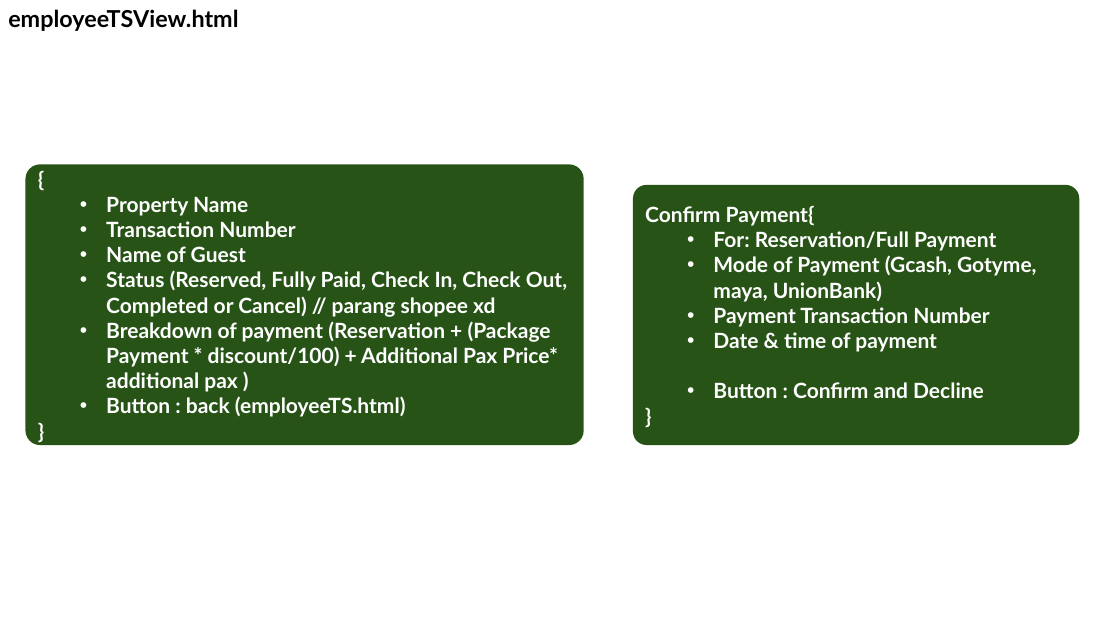
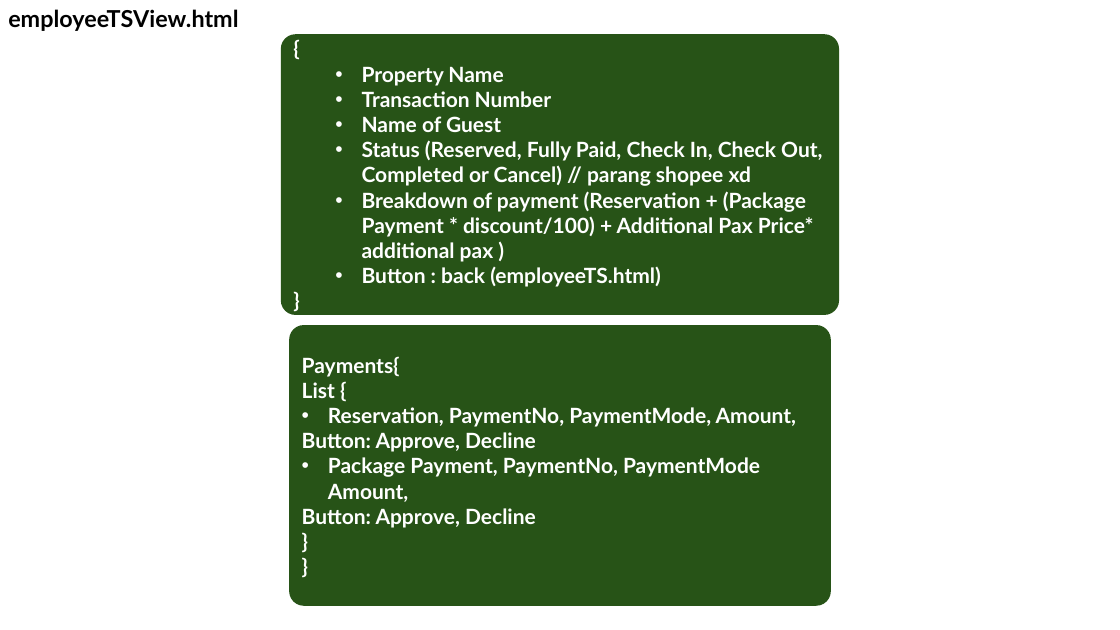
Before and after one commit to Booking-Resevation-Betcha-Homie-House/CAPSTONE-Development-Road-Map, a slide deck: slide 45 of betchaBooking-USECASE.pptx. Drawn at 1120x630 pixels with LibreOffice and Linux fonts; fonts in the diff are those of the drawing. Boxes give left, top, right and bottom in pixels: in the first picture for what was removed or moved away, otherwise in the second. Text is boxed around its words. In the diff, an @@ line names an element or a change of style, - is before the commit and + after.

```diff
--- a/betchaBooking-USECASE.pptx
+++ b/betchaBooking-USECASE.pptx
@@ rounded rectangle "{": place and size @@
-rounded rectangle "{" at (25,165,584,445)
+rounded rectangle "{" at (281,34,839,315)
@@ text in rounded rectangle at (289,325,831,606): paragraph added @@
+}
@@ rounded rectangle "Payments{": place and size @@
-rounded rectangle "Payments{" at (634,185,1080,445)
+rounded rectangle "Payments{" at (289,325,831,606)
@@ text in rounded rectangle at (302,356,796,528): text changed @@
-Confirm Payment{
-  • For: Reservation/Full Payment
-  • Mode of Payment (Gcash, Gotyme, maya, UnionBank)
-  • Payment Transaction Number
-  • Date & time of payment
-  • Button : Confirm and Decline
+Payments{
+List {
+• Reservation, PaymentNo, PaymentMode, Amount,
+Button: Approve, Decline
+• Package Payment, PaymentNo, PaymentMode Amount,
+Button: Approve, Decline
```
Also in this commit, not shown: 3 other slides changed.
